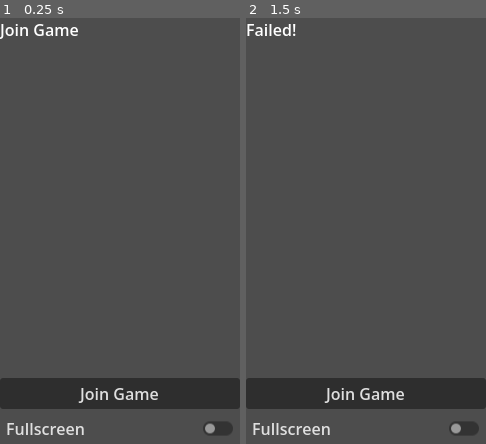
Above: before the commit, frames 1-2 (left to right).
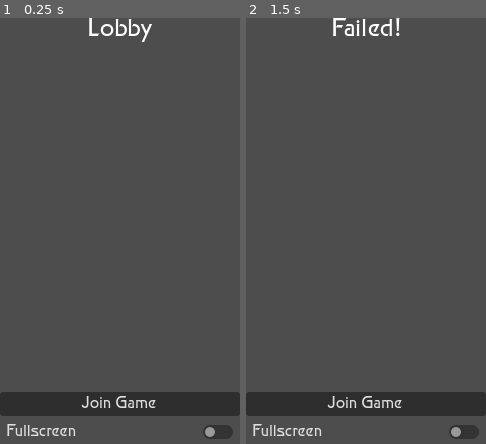
Above: after the commit, the same moments.

Repository: eikap/ggj-2026
Game: Godot game, scene res://Scenes/NetworkTest/LobbyTest.tscn
Same seed, same stepped clock (60 frames per second), same inputs: the game is played once before the commit and once after it. The engine's default icon, where the game draws it, is replaced by a stand-in: a white triangle on a blue panel in a dark square.
Inputs (mouse positions are in pixels of both pictures, inside the frame that each line leads up to):
- Up to frame 1 (0.25 s): no input
- Up to frame 2 (1.5 s): click "Join Game" at 0.5 s; move the mouse to (418, 209) at 1.27 s; click (418, 209) at 1.42 s

The runs differ from the first frame. In frame 1, 7.2% of the frame differs, in the area x 0-100%, y 0-99%; in frame 2, 7.1%.

Commit message:
new plyer icon and new fonts

Diff:
--- a/Scenes/NetworkTest/LobbyTest.tscn
+++ b/Scenes/NetworkTest/LobbyTest.tscn
@@ -2,6 +2,7 @@
 
 [ext_resource type="Script" uid="uid://dw0qsaon6uuyf" path="res://Scripts/lobby.gd" id="1_60hj3"]
 [ext_resource type="PackedScene" uid="uid://cywrodpr3tk53" path="res://Scenes/UI/player_name_menu_item.tscn" id="2_wnqcy"]
+[ext_resource type="FontFile" uid="uid://wv6vcqmrs2ms" path="res://UI/Font/Finalnew.ttf" id="3_am8ls"]
 
 [node name="LobbyTest" type="Node3D" unique_id=1866654882 node_paths=PackedStringArray("statusText", "joinButton", "startButton", "ipInput", "playerNameInput")]
 script = ExtResource("1_60hj3")
@@ -25,7 +26,10 @@
 
 [node name="Label" type="Label" parent="VBoxContainer" unique_id=1001263600]
 layout_mode = 2
-text = "Join Game"
+theme_override_fonts/font = ExtResource("3_am8ls")
+theme_override_font_sizes/font_size = 25
+text = "Lobby"
+horizontal_alignment = 1
 
 [node name="PlayerName" type="TextEdit" parent="VBoxContainer" unique_id=1304615565]
 visible = false
@@ -49,6 +53,7 @@
 
 [node name="JoinButton" type="Button" parent="VBoxContainer" unique_id=1380734735]
 layout_mode = 2
+theme_override_fonts/font = ExtResource("3_am8ls")
 text = "Join Game"
 
 [node name="StartButton" type="Button" parent="VBoxContainer" unique_id=1754972572]
@@ -58,6 +63,7 @@
 
 [node name="CheckButton" type="CheckButton" parent="VBoxContainer" unique_id=973130147]
 layout_mode = 2
+theme_override_fonts/font = ExtResource("3_am8ls")
 text = "Fullscreen"
 
 [connection signal="pressed" from="VBoxContainer/JoinButton" to="." method="on_join_clicked"]
--- a/Scenes/UI/player_name_menu_item.tscn
+++ b/Scenes/UI/player_name_menu_item.tscn
@@ -1,7 +1,8 @@
 [gd_scene format=3 uid="uid://cywrodpr3tk53"]
 
 [ext_resource type="Script" uid="uid://dcij1pbm6gfar" path="res://Scripts/UI/player_name.gd" id="1_1ja1o"]
-[ext_resource type="Texture2D" uid="uid://c3gsedsjhfahl" path="res://icon.svg" id="2_ieqrl"]
+[ext_resource type="Texture2D" uid="uid://5qs4qorywhm4" path="res://UI/Elements/playerIcon.png" id="2_ieqrl"]
+[ext_resource type="FontFile" uid="uid://wv6vcqmrs2ms" path="res://UI/Font/Finalnew.ttf" id="3_cym8l"]
 
 [node name="Player Name" type="HBoxContainer" unique_id=1269626086]
 script = ExtResource("1_1ja1o")
@@ -21,4 +22,6 @@
 [node name="Player Name" type="Label" parent="." unique_id=1620887288]
 layout_mode = 2
 size_flags_horizontal = 3
+theme_override_fonts/font = ExtResource("3_cym8l")
+theme_override_font_sizes/font_size = 18
 text = "Player Name"
Binary file added: UI/Elements/playerIcon.png
Not shown, added: UI/Elements/playerIcon.png.import
